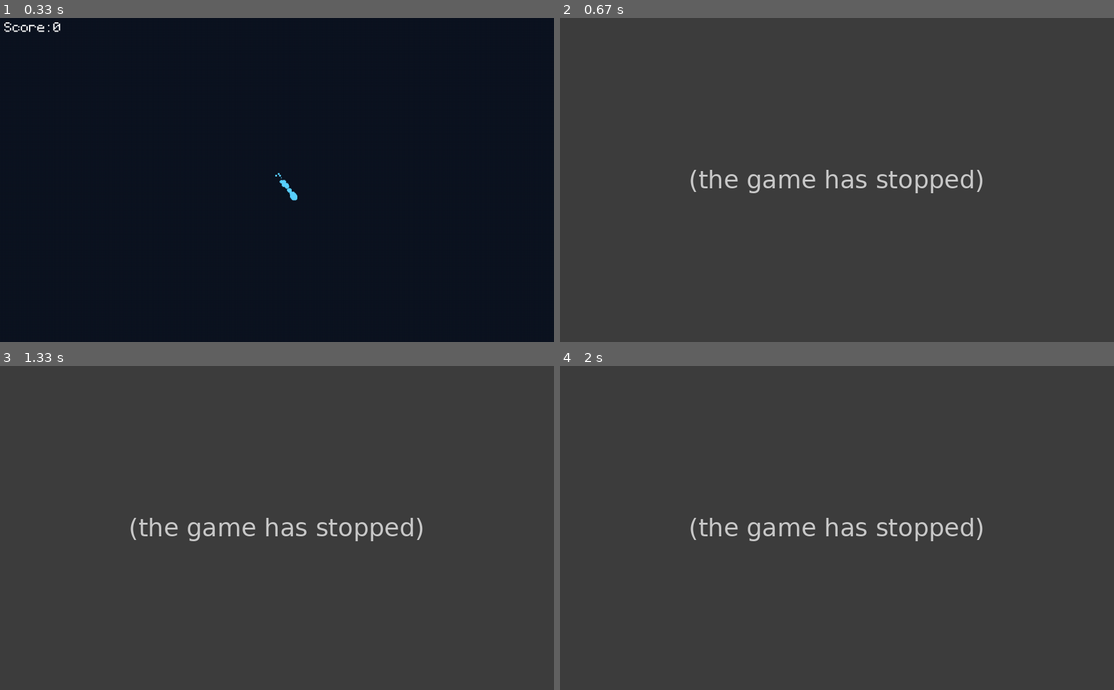
Above: before the commit, frames 1-4 (two rows, left to right).
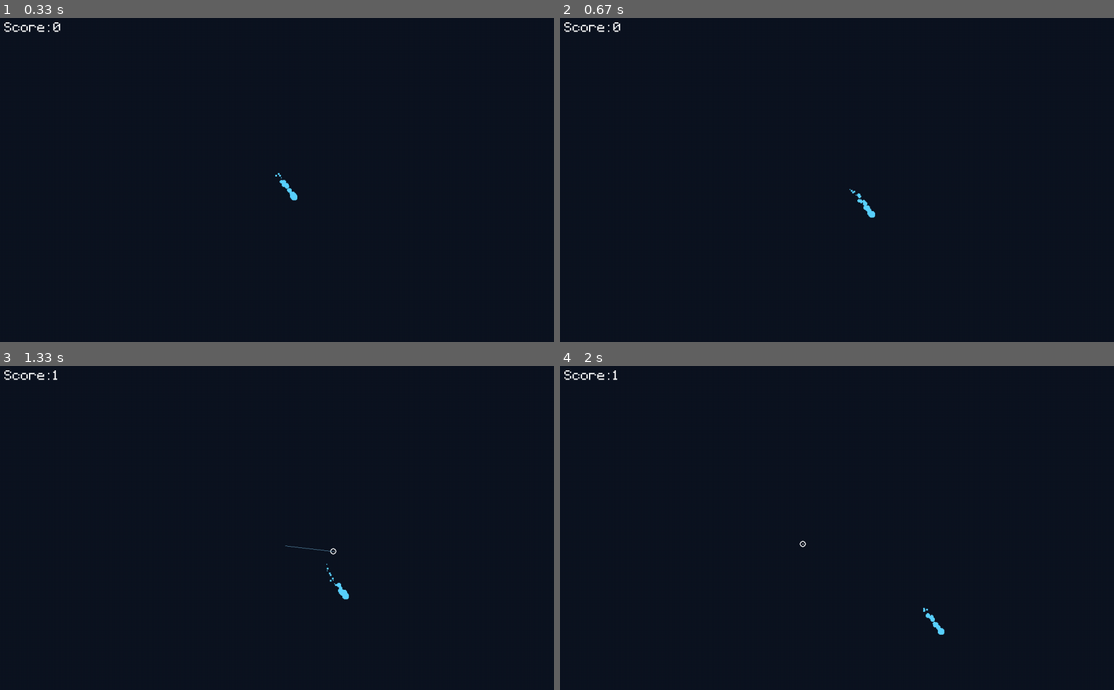
Above: after the commit, the same moments.

Repository: 400cs/CSproject-pygame
Game: pygame game, started from redirection.py
The game is run twice, just before and just after one commit, with the same random seed, the same clock (stepped at 60 frames per second) and the same inputs.
Inputs (mouse positions are in pixels of both pictures, inside the frame that each line leads up to):
- Up to frame 1 (0.33 s): no input
- Up to frame 2 (0.67 s): hold R from 0.33 s (still down); move the mouse to (814, 192) at 0.37 s
- Up to frame 3 (1.33 s): release R at 0.8 s; click (332, 550) at 0.88 s; press the mouse at (332, 550) at 1.2 s; move the mouse to (282, 544) at 1.3 s
- Up to frame 4 (2 s): release the mouse at (798, 540) at 1.43 s; click (654, 592) at 1.55 s; click (803, 544) at 1.88 s

Frame 1 is identical in both runs. In frame 2, 100% of the frame differs, in the area x 0-100%, y 0-100%; in frame 3, 100%; in frame 4, 100%.
Error before the commit: NameError: name 'K_r' is not defined (redirection.py line 133); the game stopped at 0.33 s (later frames are placeholders)

Commit message:
restart loop and press r

Diff:
--- a/redirection.py
+++ b/redirection.py
@@ -13,9 +13,6 @@
 
 screen = pygame.display.set_mode((SCREEN_WIDTH, SCREEN_HEIGHT))
 pygame.display.set_caption("redirection")
-
-gui_display = pygame.Surface((275, 400))
-gui_display.set_colorkey((0, 0, 0))
 
 font = pygame.font.Font('data/fonts/Pixeltype.ttf',50)
 e.load_particle_images('data/images/particles')
@@ -91,7 +88,7 @@
     if player_pos[0] > SCREEN_WIDTH or player_pos[0] < 0 or player_pos[1] > SCREEN_HEIGHT or player_pos[1] < 0:
         if end_game == False:
             death_s.play()
-            font.render('press R', False, 'White',)
+            end_text_surface = font.render('press R', False, 'White')
         end_game = True
 
 
@@ -130,10 +127,11 @@
             if event.key == pygame.K_ESCAPE:
                 pygame.quit()
                 sys.exit()
-            if event.key == K_r:
+            if event.key == pygame.K_r:
                 if end_game:
                     restart_s.play()
                     lasers = []
+                    lines = []
                     game_score = 0
                     end_game = False
                     particles = []
@@ -229,6 +227,8 @@
 
 
     screen.blit(text_surface, (10, 10))
+    if end_game:
+        screen.blit(end_text_surface, (screen.get_width() // 2 - 50, screen.get_height() // 2))
 
     pygame.display.flip()
     clock.tick(60)
